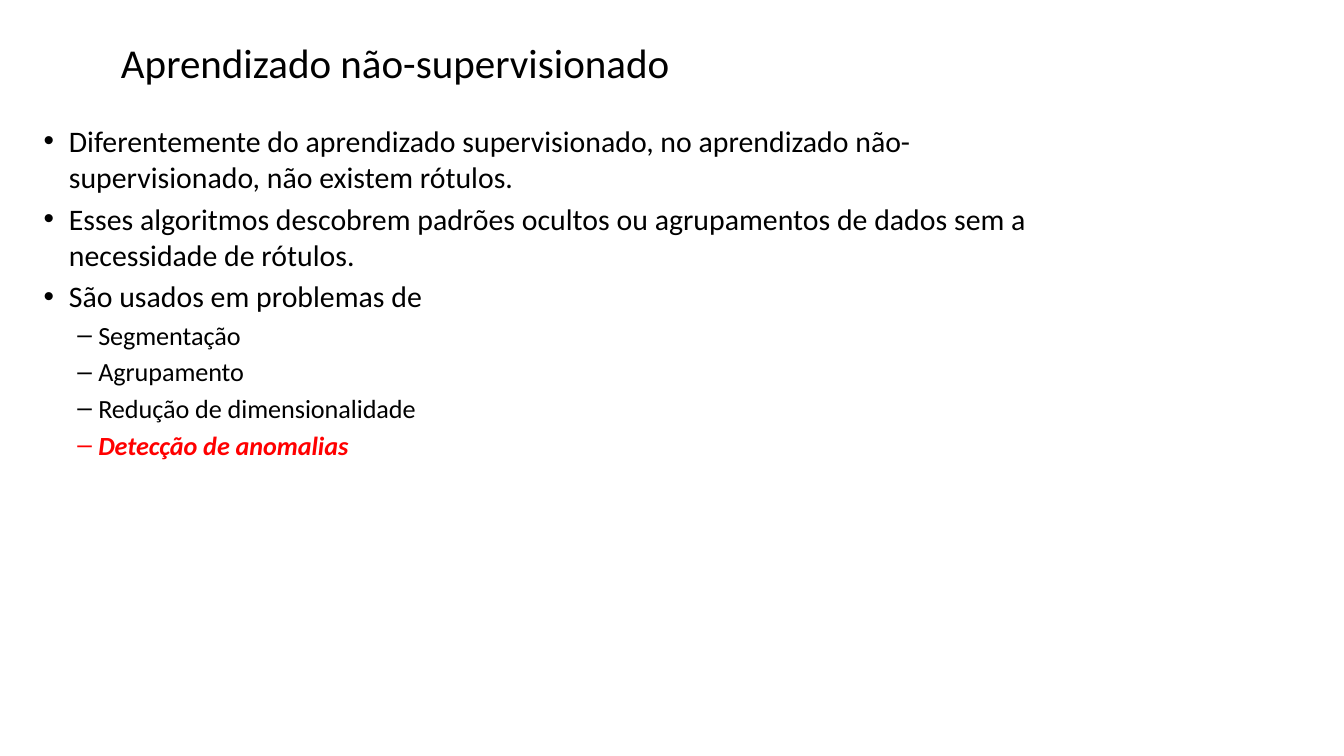
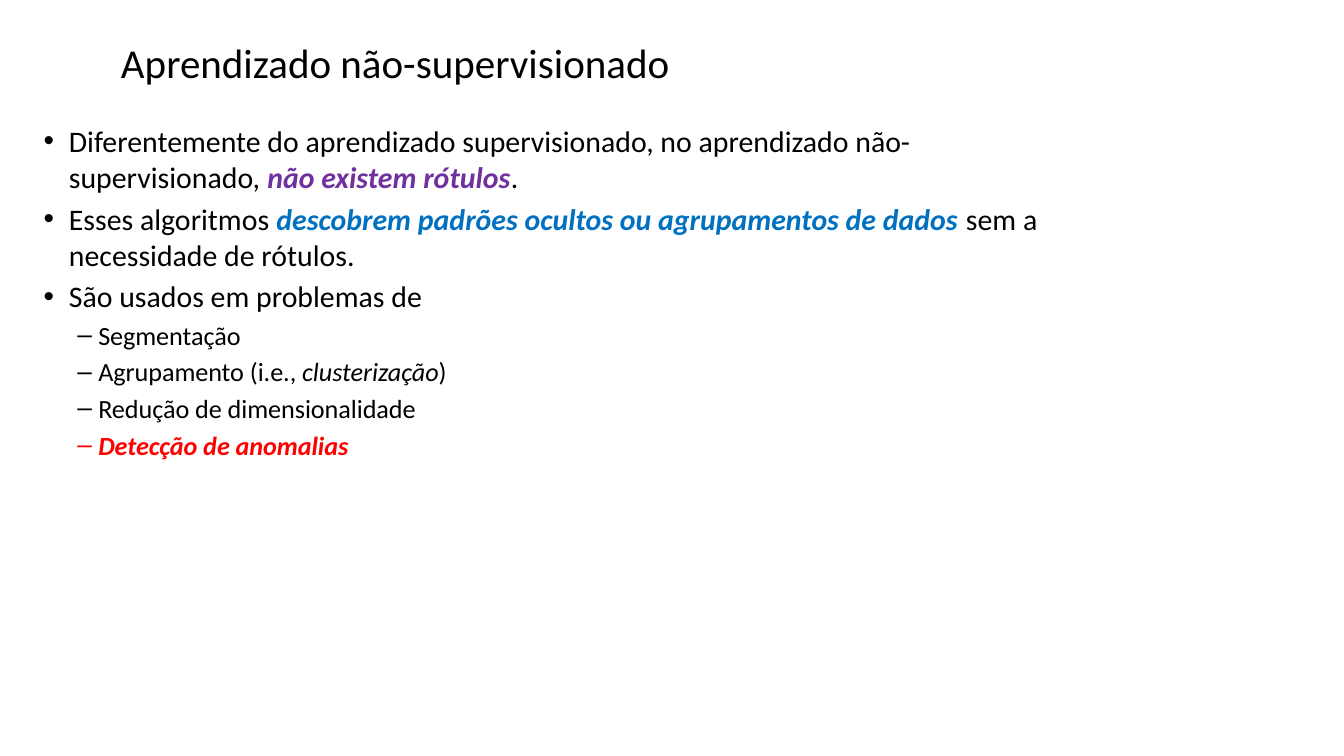
Before and after one commit to zz4fap/tp557-iot-ml, a slide deck: slide 2 of slides/TP557_16_detecção_de_anomalias.pptx. Drawn at 1344x756 pixels with LibreOffice and Linux fonts; fonts in the diff are those of the drawing; background and template pictures are left out. Boxes give left, top, right and bottom in pixels: in the first picture for what was removed or moved away, otherwise in the second. Text is boxed around its words. In the diff, an @@ line names an element or a change of style, - is before the commit and + after.

```diff
--- a/slides/TP557_16_detecção_de_anomalias.pptx
+++ b/slides/TP557_16_detecção_de_anomalias.pptx
@@ text at box(69, 131, 1037, 267): text colour #000000 to #7030A0 in "não existem rótulos."; bold on, italic on in "não existem rótulos.", "descobrem padrões ocultos ou agrupamentos de dados"; text colour #000000 to #0070C0 in "descobrem padrões ocultos ou agrupamentos de dados" @@
@@ text at box(98, 362, 446, 386): text changed @@
-  – Agrupamento
+  – Agrupamento (i.e., clusterização)
```
Also in this commit, not shown: 9 other slides changed, 1 other file.
